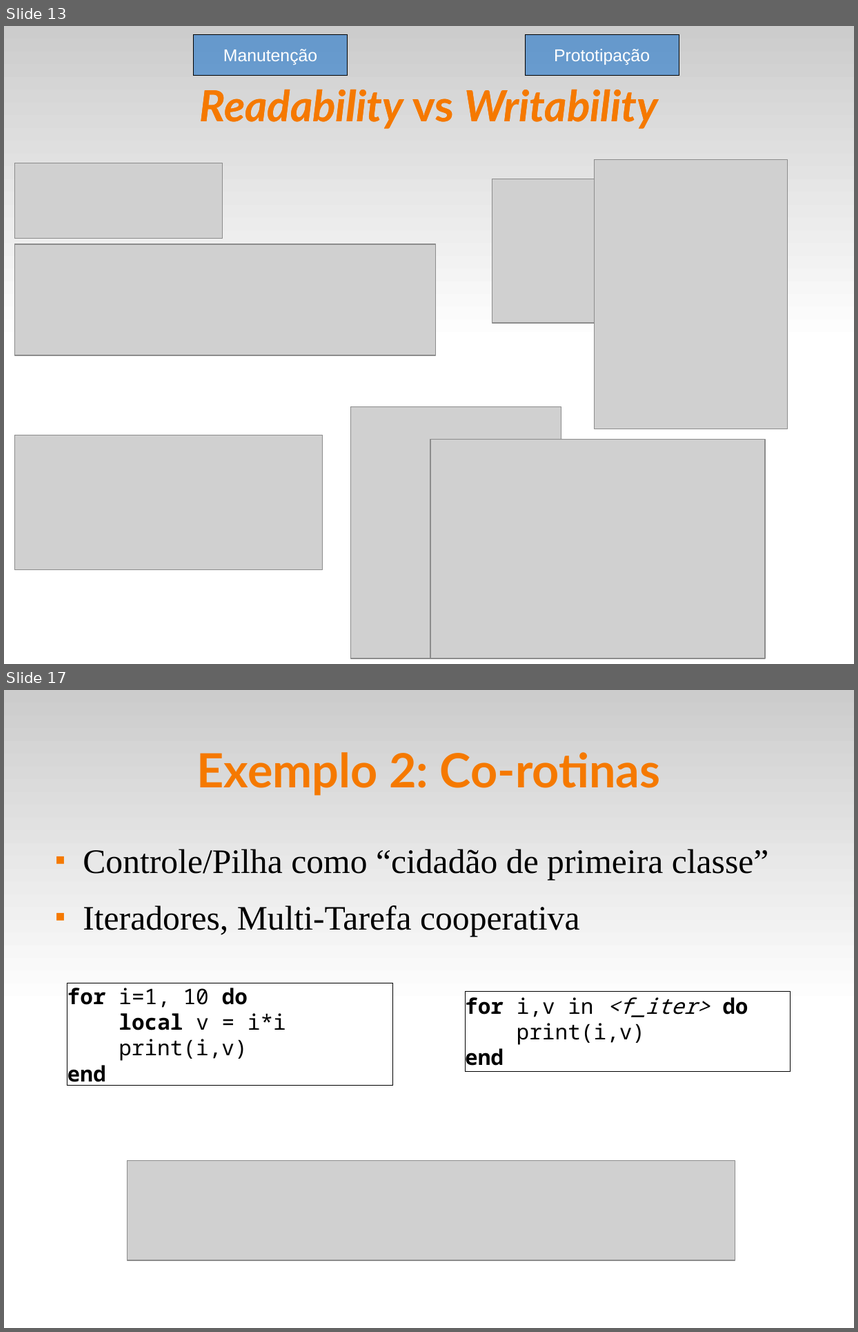
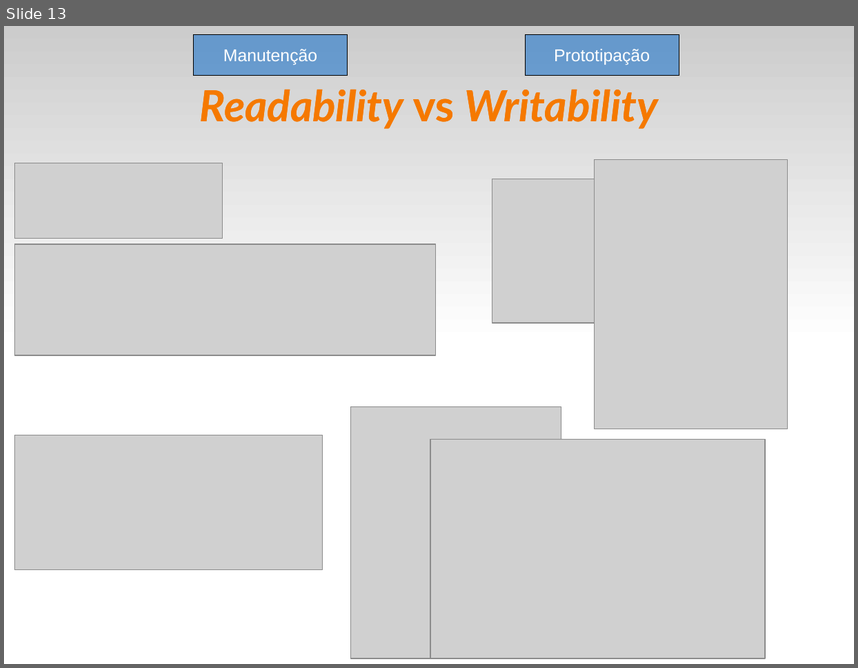
Before and after one commit to fsantanna-uerj/EDL, a slide deck: slides/edl-01.odp. Shown one above the other, each under a label of ours: slides 13 and 17 before the commit, slide 13 after it; the slides between them are not shown. The pictures are 858x1332 and 858x668 pixels, drawn with LibreOffice and Linux fonts; fonts in the diff are those of the drawing; grey boxes stand for pictures. Boxes give left, top, right and bottom in pixels: in the first picture for what was removed or moved away, otherwise in the second. Text is boxed around its words. In the diff, an @@ line names an element or a change of style, - is before the commit and + after.

```diff
--- a/slides/edl-01.odp
+++ b/slides/edl-01.odp
@@ slide 17 removed at [4,690,854,1328], background #FFFFFF; not listed: 1 template element that a slide beside it also shows @@
@@ title removed at [197,752,660,796] @@
-Exemplo 2: Co-rotinas
@@ text removed at [83,849,769,936] @@
-■ Controle/Pilha como “cidadão de primeira classe”
-■ Iteradores, Multi-Tarefa cooperativa
@@ rectangle removed at [67,983,392,1085] @@
-for i=1, 10 do
-local v = i*i
-print(i,v)
-end
@@ rectangle removed at [466,992,791,1071] @@
-for i,v in <f_iter> do
-print(i,v)
-end
@@ picture removed at [128,1161,735,1260] @@
```
Also in this commit, not shown: 3 other slides removed, 5 other files.
